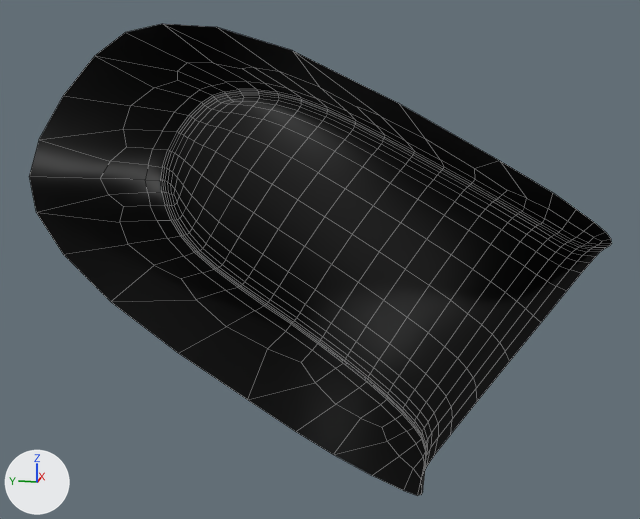
A saved change to the FBX model interface/resources/meshes/controller/touch/touch_r_bumper.fbx.
Both versions are drawn from a 50 mm lens placed at (-0.0414, 0.016, -0.0178), pointed at (-0.0003, 0.0242, -0.0281). The axes (+X, +Y, +Z) are drawn at lower left. The lights are the same throughout. Mesh edges are drawn as thin lines.

In view in the first picture: 'surface_PLY.004'.
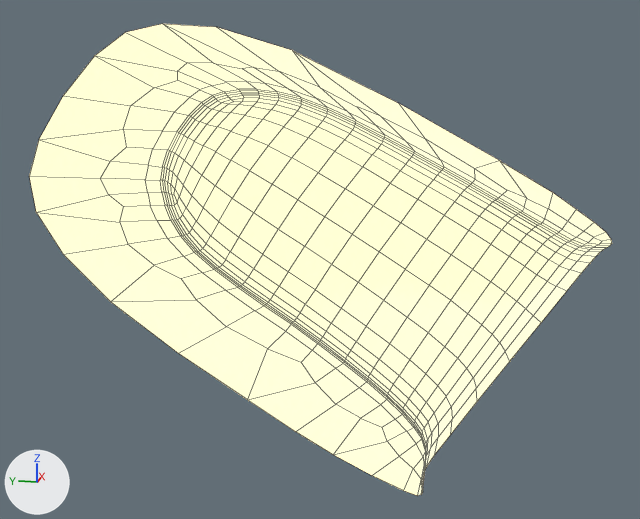
Commit message: Fix emissive channel on touch models

What differs and where, as boxes (x1, y1, x2, y2) in the pictures (640 x 519 px):
'surface_PLY.004', recoloured
    both: (29, 24, 612, 496)

The change, as a list of edits to the scene's bpy script:
```text
Add img_r_controller_highlight_dif_jpg:
    img_r_controller_highlight_dif_jpg = load_image('R_controller-highlight_DIF.jpg', '_unpacked/R_controller-highlight_DIF.jpg', 768, 768, 'Non-Color')
Add mat_highlight:
    mat_highlight = bpy.data.materials.new('highlight')
    # uses the picture img_r_controller_highlight_dif_jpg
Change me_untitled_011:
    where me_untitled_011.from_pydata(...)  # 509 vertices, 485 faces; spans x -0.0087..0.0086, y 0.0116..0.0374, z -0.0373..-0.0171
    remove me_untitled_011.materials.append(mat_body)
    add me_untitled_011.materials.append(mat_highlight)
```
